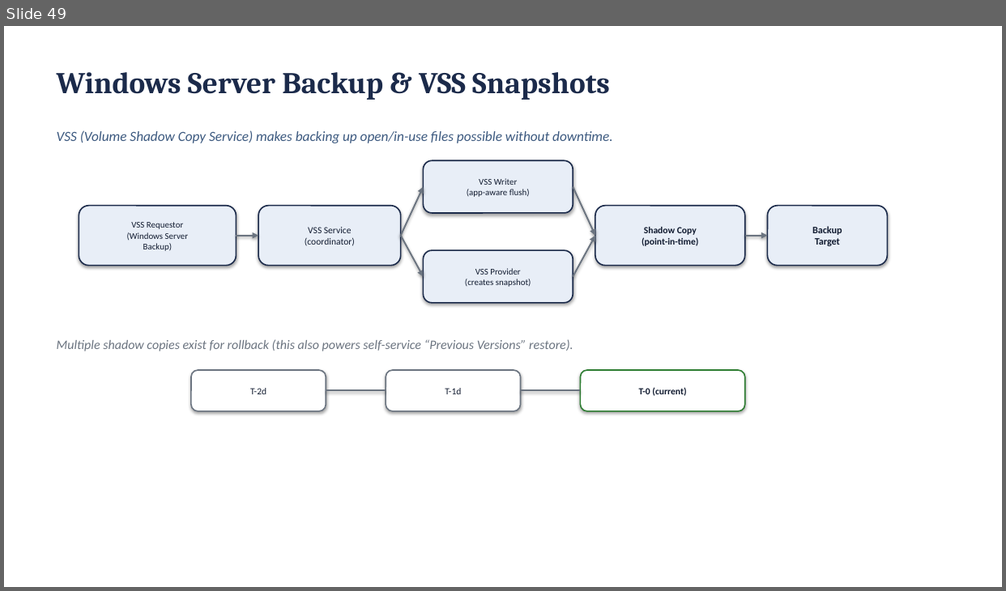
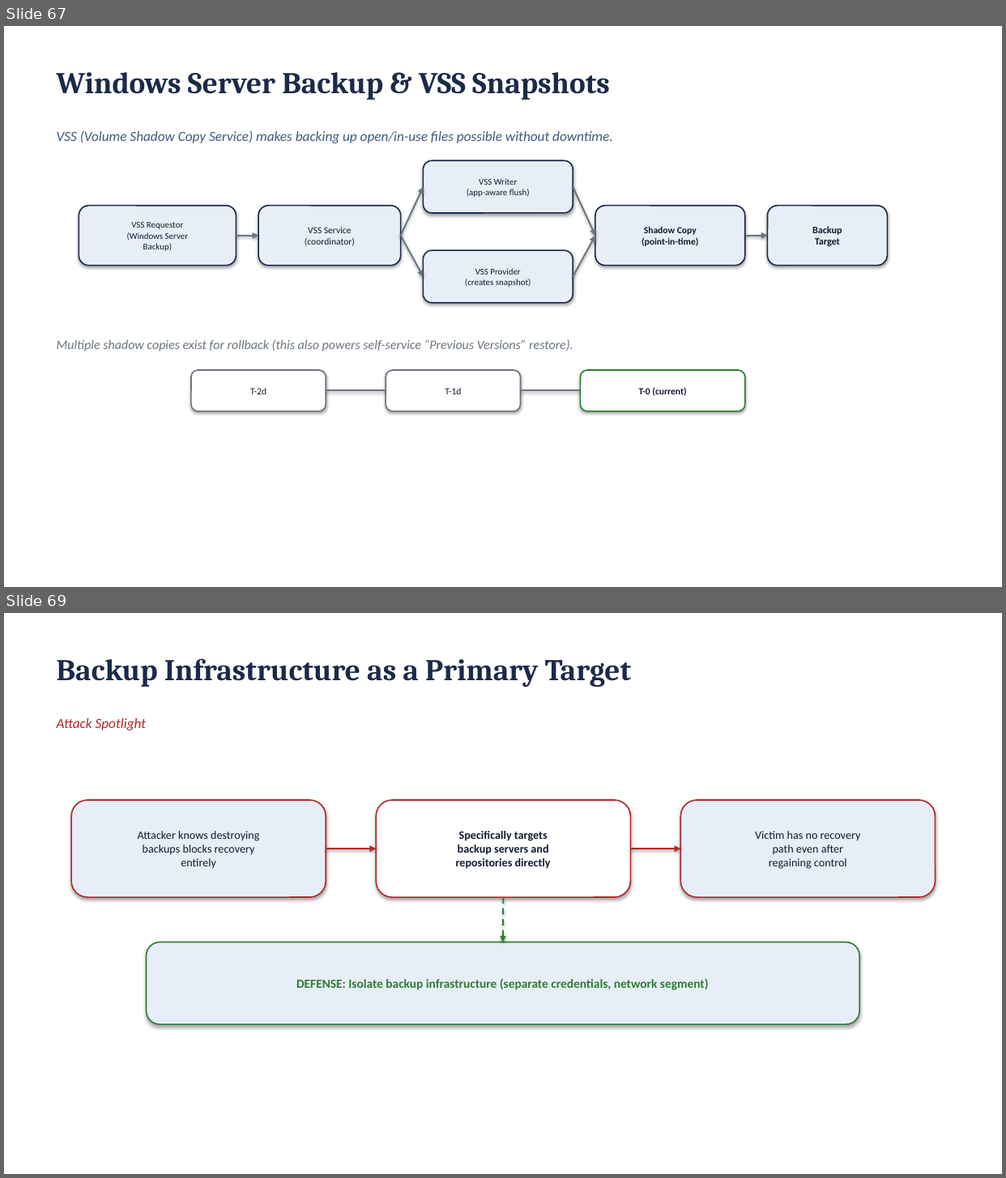
Before and after one commit to BYU-CYBER-444/byu-cyber-444.github.io, a slide deck: lectures/CYBER444_Week03_Windows_Server_Administration.pptx. Shown one above the other, each under a label of ours: slide 49 before the commit, slides 67 and 69 after it; the slides between them are not shown. The pictures are 1006x591 and 1006x1178 pixels, drawn with LibreOffice and Linux fonts; fonts in the diff are those of the drawing. Boxes give left, top, right and bottom in pixels: in the first picture for what was removed or moved away, otherwise in the second. Text is boxed around its words. In the diff, an @@ line names an element or a change of style, - is before the commit and + after.

```diff
--- a/lectures/CYBER444_Week03_Windows_Server_Administration.pptx
+++ b/lectures/CYBER444_Week03_Windows_Server_Administration.pptx
@@ slide 69 added at (x1=4, y1=613, x2=1002, y2=1174), background #FFFFFF @@
@@ text added at (x1=57, y1=658, x2=631, y2=687), 29 pt, text #1B2A4A, bold @@
+Backup Infrastructure as a Primary Target
@@ text added at (x1=57, y1=718, x2=146, y2=730), 13.5 pt, text #B02A2A, italic @@
+Attack Spotlight
@@ rounded rectangle added at (x1=71, y1=800, x2=326, y2=897), fill #E8EEF7, outline #B02A2A 1.25 pt, 11 pt, text #111B30 @@
+Attacker knows destroying
+backups blocks recovery
+entirely
@@ rounded rectangle added at (x1=376, y1=800, x2=631, y2=897), fill #FFFFFF, outline #B02A2A 1.25 pt, 11 pt, text #111B30, bold @@
+Specifically targets
+backup servers and
+repositories directly
@@ rounded rectangle added at (x1=681, y1=800, x2=936, y2=897), fill #E8EEF7, outline #B02A2A 1.25 pt, 11 pt, text #111B30 @@
+Victim has no recovery
+path even after
+regaining control
@@ arrow added from (326, 849) to (376, 849), #B02A2A 2 pt @@
@@ arrow added from (631, 849) to (681, 849), #B02A2A 2 pt @@
@@ arrow added from (503, 897) to (503, 943), #2E7D32 1.5 pt dashed @@
@@ rounded rectangle added at (x1=147, y1=943, x2=859, y2=1024), fill #E8EEF7, outline #2E7D32 1.25 pt, 12 pt, text #2E7D32, bold @@
+DEFENSE: Isolate backup infrastructure (separate credentials, network segment)
@@ what was slide 49 is now slide 67 @@
```
Also in this commit, not shown: 2 slides changed, 37 other slides added, 8 slides removed.
